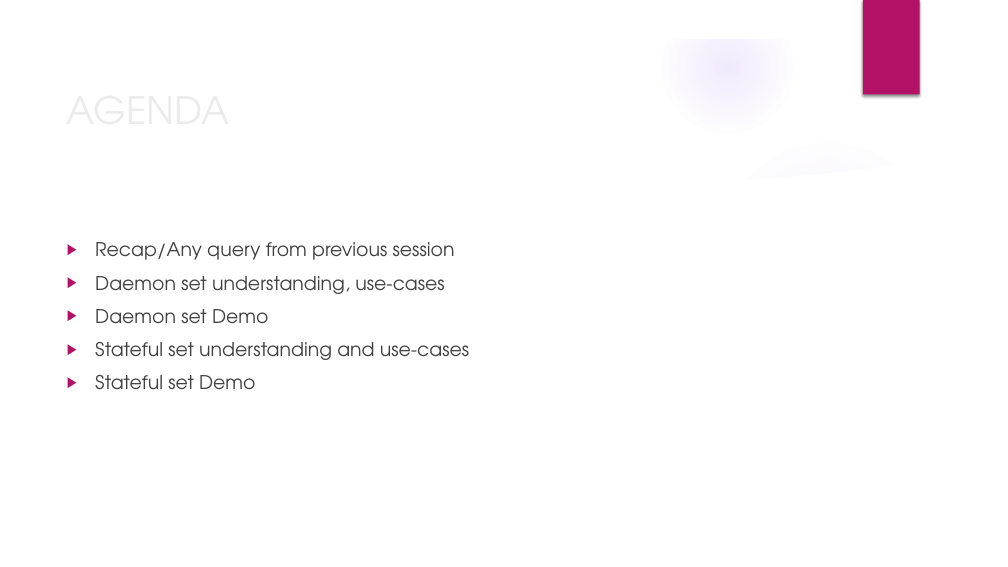
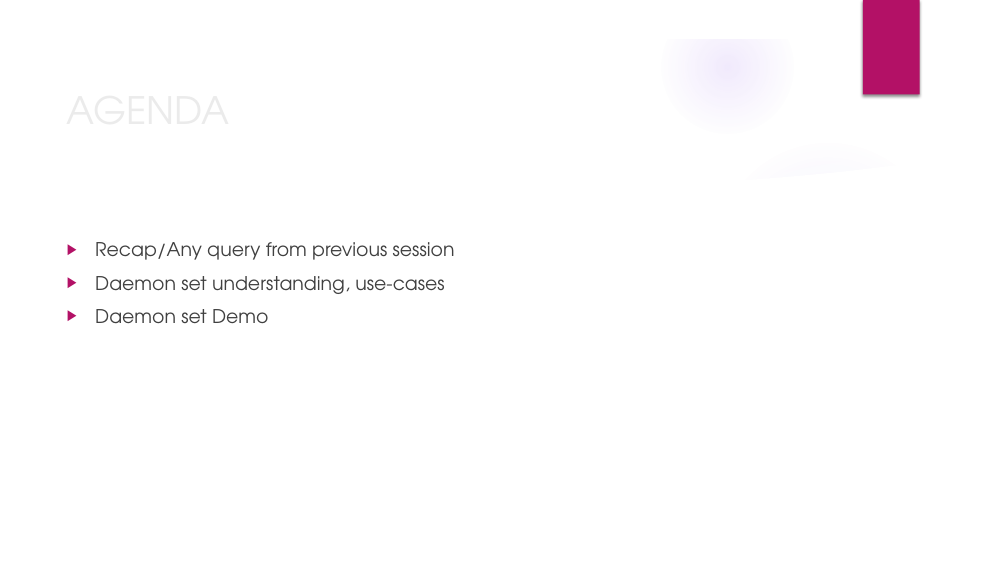
Before and after one commit to deepkumartraining/docker-k8s-April23, a slide deck: slide 2 of Day30/DockerAndKubernetes_Training-Day30.pptx. Drawn at 1008x567 pixels with LibreOffice and Linux fonts; fonts in the diff are those of the drawing; background and template pictures are left out. Boxes give left, top, right and bottom in pixels: in the first picture for what was removed or moved away, otherwise in the second. Text is boxed around its words. In the diff, an @@ line names an element or a change of style, - is before the commit and + after.

```diff
--- a/Day30/DockerAndKubernetes_Training-Day30.pptx
+++ b/Day30/DockerAndKubernetes_Training-Day30.pptx
@@ text at (95, 342, 469, 389): paragraphs removed @@
-▶ Stateful set understanding and use-cases
-▶ Stateful set Demo
```
Also in this commit, not shown: 5 other files.
